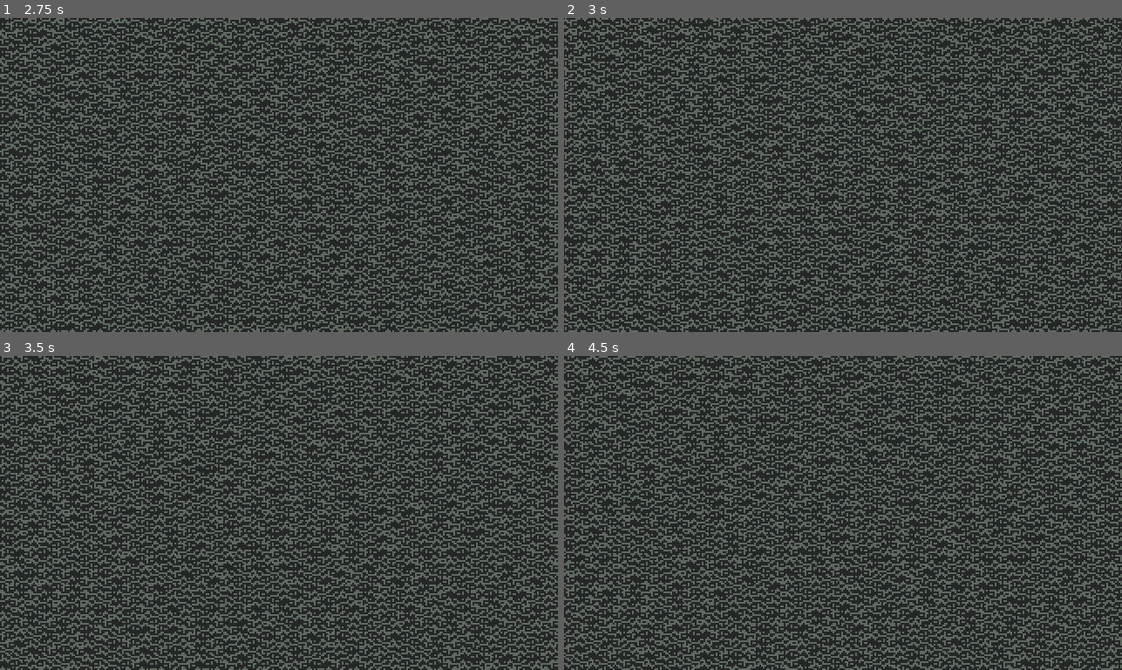
Above: before the commit, frames 1-4 (two rows, left to right).
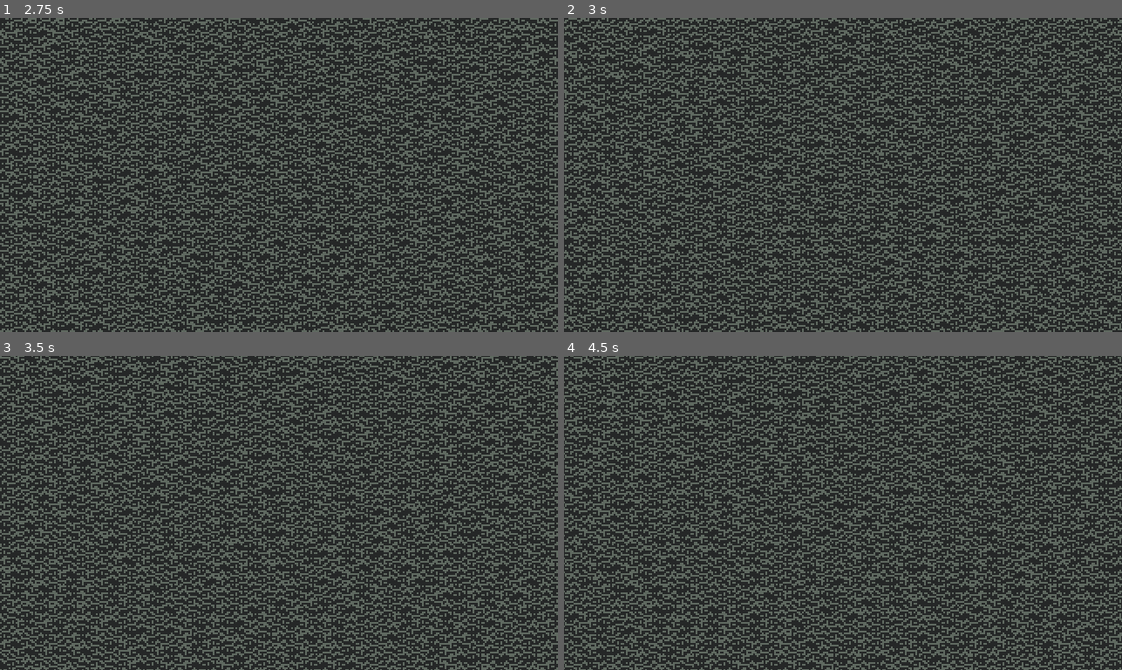
Above: after the commit, the same moments.

Repository: SimonasLetukas/low-age-prototype-godot
Game: Godot game, scene res://Client/Game.tscn
The game is run twice, just before and just after one commit, with the same random seed, the same clock (stepped at 60 frames per second) and the same inputs.
Inputs (mouse positions are in pixels of both pictures, inside the frame that each line leads up to):
- Up to frame 1 (2.75 s): tap Enter at 0.5 s; move the mouse to (251, 237) at 0.52 s; press the mouse at (251, 237) at 0.53 s; hold Up (ui_up) 0.53-2.03 s; tap Space at 1.25 s; move the mouse to (446, 222) at 1.27 s; release the mouse at (446, 222) at 1.28 s; click (446, 222) at 1.35 s; move the mouse to (111, 127) at 2.02 s; press the mouse at (111, 127) at 2.03 s; hold Left (ui_left) from 2.03 s (still down)
- Up to frame 2 (3 s): keep holding Left (ui_left); tap Enter at 2.75 s; move the mouse to (870, 175) at 2.77 s; release the mouse at (870, 175) at 2.78 s; click (870, 175) at 2.85 s
- Up to frame 3 (3.5 s): keep holding Left (ui_left)
- Up to frame 4 (4.5 s): move the mouse to (759, 434) at 3.52 s; release Left (ui_left) at 3.53 s; press the mouse at (759, 434) at 3.53 s; hold Down (ui_down) 3.53-4.28 s; tap Space at 4.25 s; move the mouse to (965, 497) at 4.27 s; release the mouse at (965, 497) at 4.28 s; hold Right (ui_right) from 4.28 s (still down); click (965, 497) at 4.35 s

Frame 1 is identical in both runs. In frame 2, 41% of the frame differs, in the area x 0-100%, y 0-100%; in frame 3, 47%; in frame 4, 49%.

Commit message:
Added camera elasticity when limits are reached

Diff:
--- a/Client/Camera/Camera.gd
+++ b/Client/Camera/Camera.gd
@@ -5,6 +5,7 @@
 var map_scroll_margin: int = 5
 var map_scroll_on_boundary_enabled: bool = false
 var map_scroll_speed: int = 300
+var map_limit_elasticity: int = 6
 var map_limit_left: int
 var map_limit_right: int
 var map_limit_top: int
@@ -32,12 +33,12 @@
 
 	set_limits()
 
-func _process(delta) -> void:
+func _process(delta: float) -> void:
 
 	if zoomed_in():
 		zoom_in()
 	elif zoomed_out():
-		zoom_out()
+		zoom_out(delta)
 
 	var move_vector: Vector2
 	var mouse_pos: Vector2 = get_viewport().get_mouse_position()
@@ -47,13 +48,14 @@
 			previous_position = mouse_pos
 			camera_is_moving = true
 		else:
-			clamp_position_to_boundaries()
 			self.position += (previous_position - mouse_pos) * self.zoom
 			previous_position = mouse_pos
 	elif Input.is_action_just_released("mouse_left"):
 		camera_is_moving = false
 
 	if (camera_is_moving == false):
+		clamp_position_to_boundaries(delta)
+
 		if moved_left(mouse_pos):
 			move_vector.x -= 1
 		if moved_right(mouse_pos):
@@ -76,21 +78,21 @@
 	self.zoom.y -= 0.25
 	viewport_size = get_viewport().get_size_override()
 
-func zoom_out() -> void:
+func zoom_out(delta: float) -> void:
 	self.zoom.x += 0.25
 	self.zoom.y += 0.25
 	viewport_size = get_viewport().get_size_override()
-	clamp_position_to_boundaries()
+	clamp_position_to_boundaries(delta)
 
-func clamp_position_to_boundaries() -> void:
+func clamp_position_to_boundaries(delta: float) -> void:
 	if get_current_left_boundary() < map_limit_left:
-		self.position.x += map_limit_left - get_current_left_boundary()
+		self.position.x += (map_limit_left - get_current_left_boundary()) * delta * map_limit_elasticity
 	elif get_current_right_boundary() > map_limit_right:
-		self.position.x -= get_current_right_boundary() - map_limit_right
+		self.position.x -= (get_current_right_boundary() - map_limit_right) * delta * map_limit_elasticity
 	if get_current_top_boundary() < map_limit_top:
-		self.position.y += map_limit_top - get_current_top_boundary()
+		self.position.y += (map_limit_top - get_current_top_boundary()) * delta * map_limit_elasticity
 	elif get_current_bottom_boundary() > map_limit_bottom:
-		self.position.y -= get_current_bottom_boundary() - map_limit_bottom
+		self.position.y -= (get_current_bottom_boundary() - map_limit_bottom) * delta * map_limit_elasticity
 
 func get_current_left_boundary() -> float:
 	var boundary: float = self.position.x - ((viewport_size.x / 2) * self.zoom.x)
Not shown: 1 places in Client/Game.tscn that only renumber resources
Binary file added: Sprites/Structures/Revs/barricade & spikes.png
Not shown, added: Sprites/Structures/Revs/barricade & spikes.png.import
